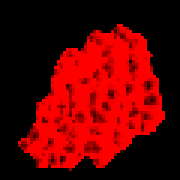
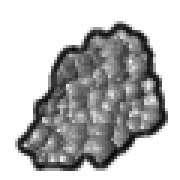
Revision of a layered 180x180 image; what changed, layer by layer:
showed "outline", painted on it over [15, 21, 168, 171]
showed "Pasted Layer #1" over [18, 24, 168, 171]
hid "reflectionm" over [18, 24, 159, 171]
hid "color 1" over [18, 24, 165, 171]
hid "bg" over [0, 0, 180, 180]
